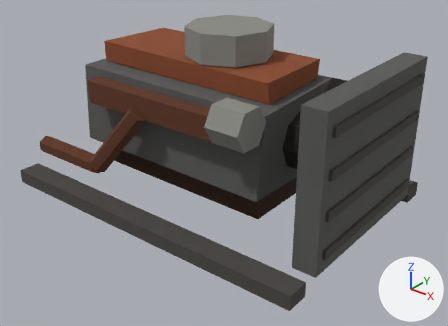
One commit to the glTF model game/public/models/eng_stock.glb: the scene before it, then after it.
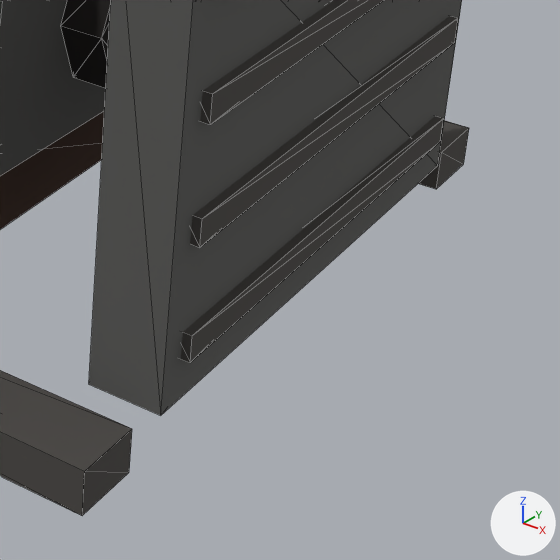
There are two pictures of each version: one whole from a camera (50 mm lens) standing at (1.316, -1.593, 1.105) and looking at (0.079, -0.046, 0.147), one close up on the part from 59% to 100% of the width and 43% to 100% of the height. The lights are fixed; the arrows at lower right show +X, +Y and +Z. The first two pictures are the older version. The close-ups show mesh edges as thin lines. Vertices at exactly the same position are counted once.

Names of what the first close-up shows: 'eng_stock'.
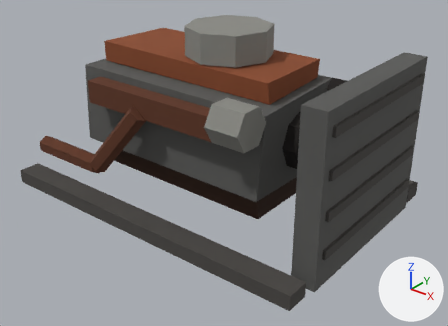
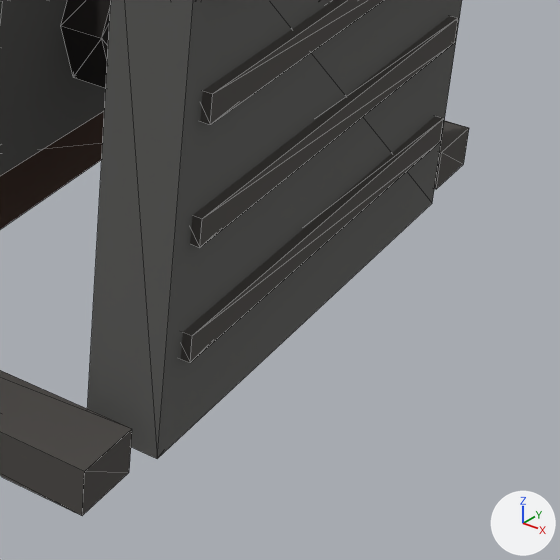
Pixel boxes [x1, y1, x2, y2] of what changed, in the close-ups (560 x 560 px; the box of a moved part takes in the faces that stretch with it):
part 1 of me_cube, moved or reshaped: before [89, 0, 459, 416]; after [87, 0, 459, 459]

Diff of the bpy script that builds the scene:
```diff
--- a/game/public/models/eng_stock.glb.py
+++ b/game/public/models/eng_stock.glb.py
@@ me_cube @@
 me_cube.from_pydata(...)  # 196 vertices, 312 faces; spans x -0.61..0.63, y -0.424..0.424, z 0.0..0.62
 # used by ob_eng_stock; location = (0.0, 0.0, 0.0)
 # before: 76 (0.54, -0.31, 0.05) at pixel (88, 384), 78 (0.54, 0.31, 0.05), 80 (0.62, -0.31, 0.05) at pixel (160, 415), 82 (0.62, 0.31, 0.05) at pixel (437, 165)
+# me_cube part 1
+for i in [76, 78, 80, 82]: me_cube.vertices[i].co += Vector((0.0, 0.0, -0.05))
 me_cube.materials.append(mat_metal_dark)
```
